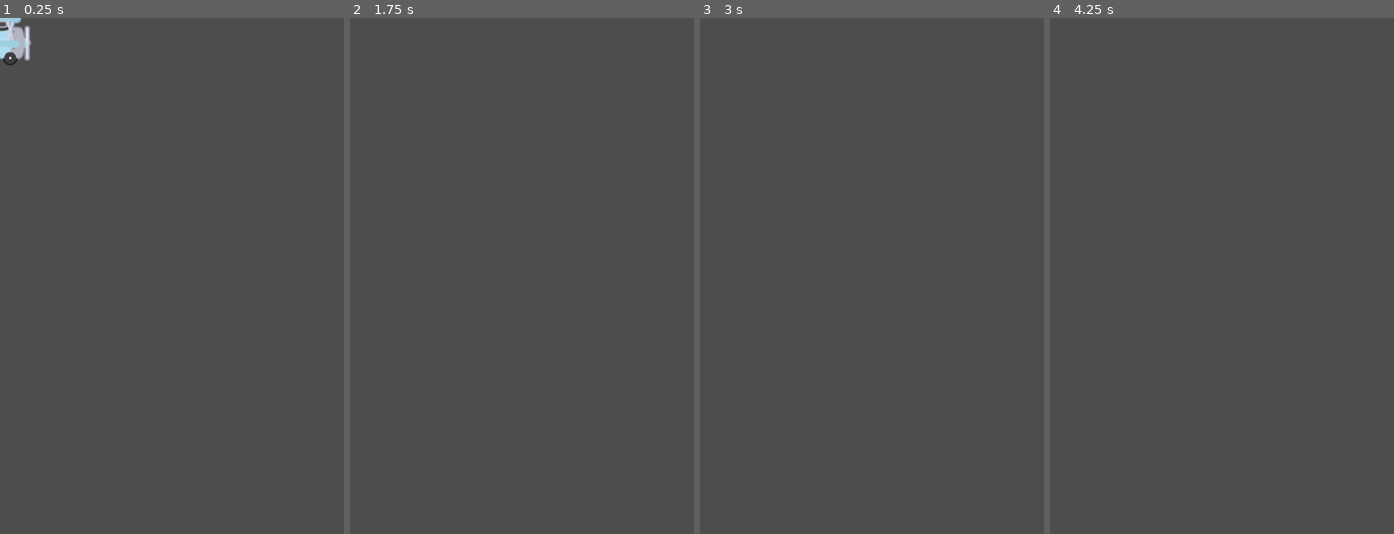
Above: before the commit, frames 1-4 (left to right).
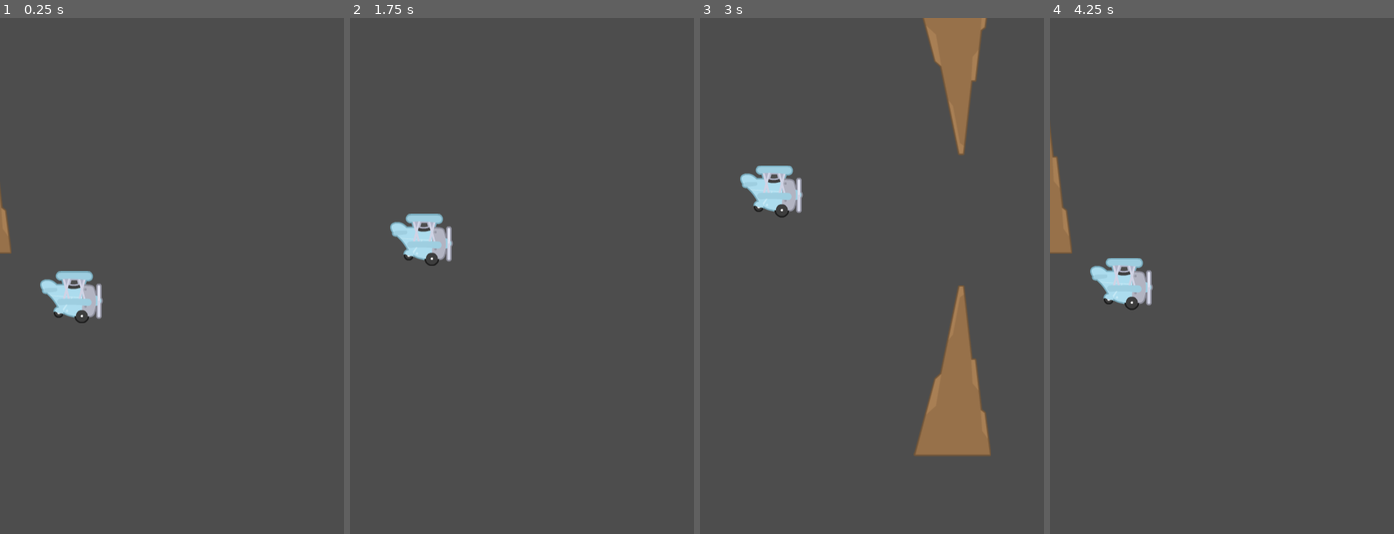
Above: after the commit, the same moments.

Repository: mrtk-gelo/GAMDES1_Marteja_Karl
Game: Godot game, scene res://main.tscn
Two runs of this game, one before a commit and one after it. Both use one fixed random seed, a clock stepped at 60 frames per second and the inputs below. Before the commit the project starts from res://player.tscn.
Inputs:
- Up to frame 1 (0.25 s): no input
- Up to frame 2 (1.75 s): tap Space (flap) at 0.6, 0.77, 1.07, 1.35, 1.52 s
- Up to frame 3 (3 s): tap Space (flap) at 1.82, 2.1, 2.85 s
- Up to frame 4 (4.25 s): tap Space (flap) at 3.02, 3.32, 3.6, 3.77, 4.07 s

The runs differ from the first frame. In frame 1, 2.1% of the frame differs, in the area x 0-30%, y 0-60%; in frame 2, 1.2%; in frame 3, 7.4%, in the area x 11-85%, y 0-85%; in frame 4, 2.0%.

Commit message:
Part 4: Main scene spawns pipes with game over and restart

Diff:
--- /dev/null
+++ b/flappy-bird/main.gd
@@ -0,0 +1,37 @@
+extends Node2D
+
+var pipe_scene = preload("res://pipe_pair.tscn")
+var screen_size
+var game_over = false
+
+
+func _ready():
+	screen_size = get_viewport_rect().size
+	$Player.position = Vector2(100, screen_size.y / 2)
+
+
+func _process(delta):
+	# plane touches the top or bottom of the screen
+	if $Player.position.y > screen_size.y or $Player.position.y < 0:
+		end_game()
+
+	# press flap to restart after game over
+	if game_over and Input.is_action_just_pressed("flap"):
+		get_tree().reload_current_scene()
+
+
+func _on_pipe_timer_timeout():
+	var pipe = pipe_scene.instantiate()
+	pipe.position = Vector2(screen_size.x + 50, randf_range(200, screen_size.y - 200))
+	pipe.add_to_group("pipes")
+	pipe.hit.connect(end_game)
+	add_child(pipe)
+
+
+func end_game():
+	if game_over:
+		return
+	game_over = true
+	$PipeTimer.stop()
+	$Player.set_physics_process(false)
+	get_tree().call_group("pipes", "set_process", false)
--- /dev/null
+++ b/flappy-bird/main.tscn
@@ -0,0 +1,18 @@
+[gd_scene format=3 uid="uid://df5kcbay64u2d"]
+
+[ext_resource type="Script" uid="uid://dvc68n1cuoh1w" path="res://main.gd" id="1_0xm2m"]
+[ext_resource type="PackedScene" uid="uid://0p2sa5l3kvwq" path="res://player.tscn" id="2_h2yge"]
+[ext_resource type="PackedScene" uid="uid://bknfwfk8iua0a" path="res://pipe_pair.tscn" id="3_h2yge"]
+
+[node name="Main" type="Node2D" unique_id=1879698042]
+script = ExtResource("1_0xm2m")
+
+[node name="Player" parent="." unique_id=1826911738 instance=ExtResource("2_h2yge")]
+
+[node name="PipeTimer" type="Timer" parent="." unique_id=1302911224]
+wait_time = 1.7999999999999998
+autostart = true
+
+[node name="PipePair" parent="." unique_id=1767439320 instance=ExtResource("3_h2yge")]
+
+[connection signal="timeout" from="PipeTimer" to="." method="_on_pipe_timer_timeout"]
--- a/flappy-bird/project.godot
+++ b/flappy-bird/project.godot
@@ -11,7 +11,7 @@
 [application]
 
 config/name="flappy-bird"
-run/main_scene="uid://0p2sa5l3kvwq"
+run/main_scene="uid://df5kcbay64u2d"
 config/features=PackedStringArray("4.7", "Forward Plus")
 config/icon="res://icon.svg"
 
Not shown, added: flappy-bird/main.gd.uid
Not shown, added: flappy-bird/main.tscn2873329883.tmp
Not shown, added: flappy-bird/main.tscn2953546936.tmp
